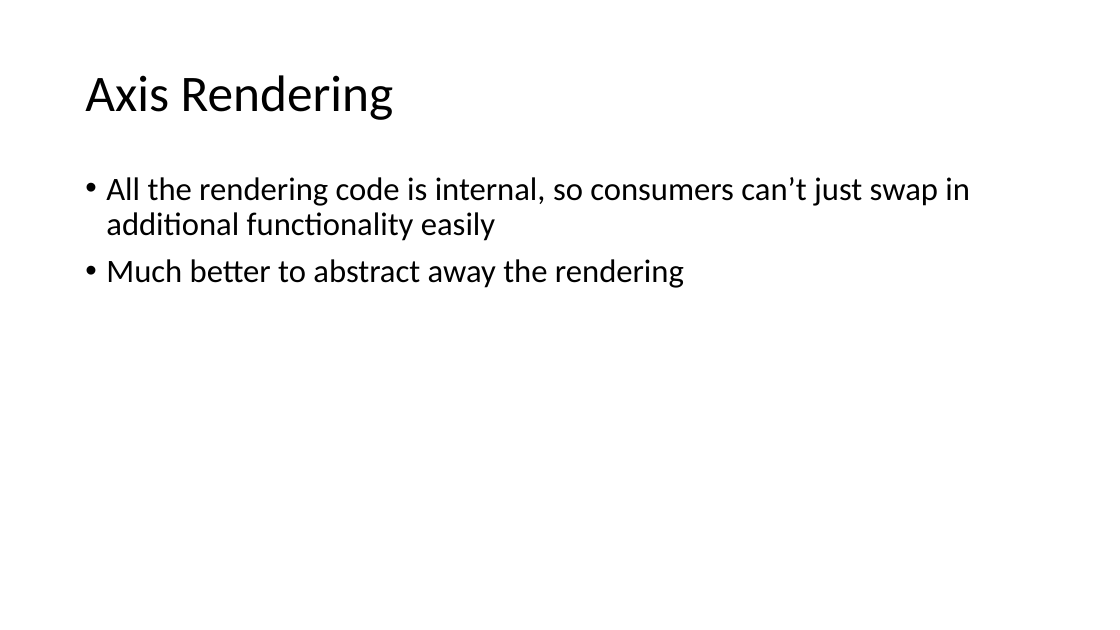
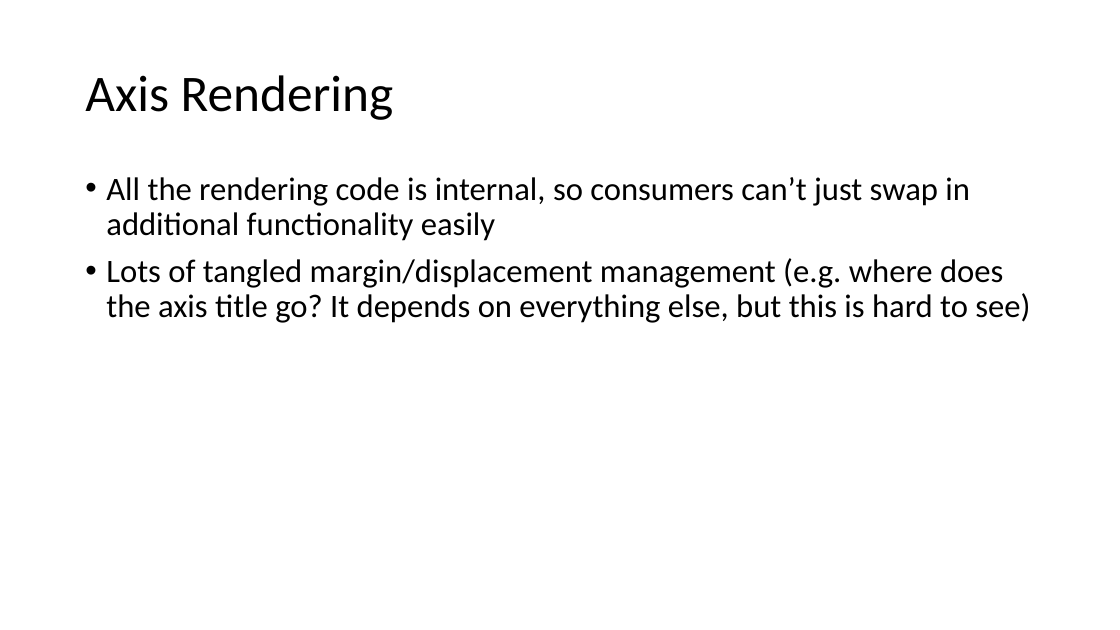
Before and after one commit to VisualMelon/oxyplot, a slide deck: slide 4 of Source/OxyPlot/Axes/ComposableAxis/Composable Axis.pptx. Drawn at 1120x630 pixels with LibreOffice and Linux fonts; fonts in the diff are those of the drawing. Boxes give left, top, right and bottom in pixels: in the first picture for what was removed or moved away, otherwise in the second. Text is boxed around its words. In the diff, an @@ line names an element or a change of style, - is before the commit and + after.

```diff
--- a/Source/OxyPlot/Axes/ComposableAxis/Composable Axis.pptx
+++ b/Source/OxyPlot/Axes/ComposableAxis/Composable Axis.pptx
@@ text at box(106, 258, 1030, 323): text changed @@
-• Much better to abstract away the rendering
+• Lots of tangled margin/displacement management (e.g. where does the axis title go? It depends on everything else, but this is hard to see)
```
Also in this commit, not shown: 6 other slides changed, 8 slides added.
